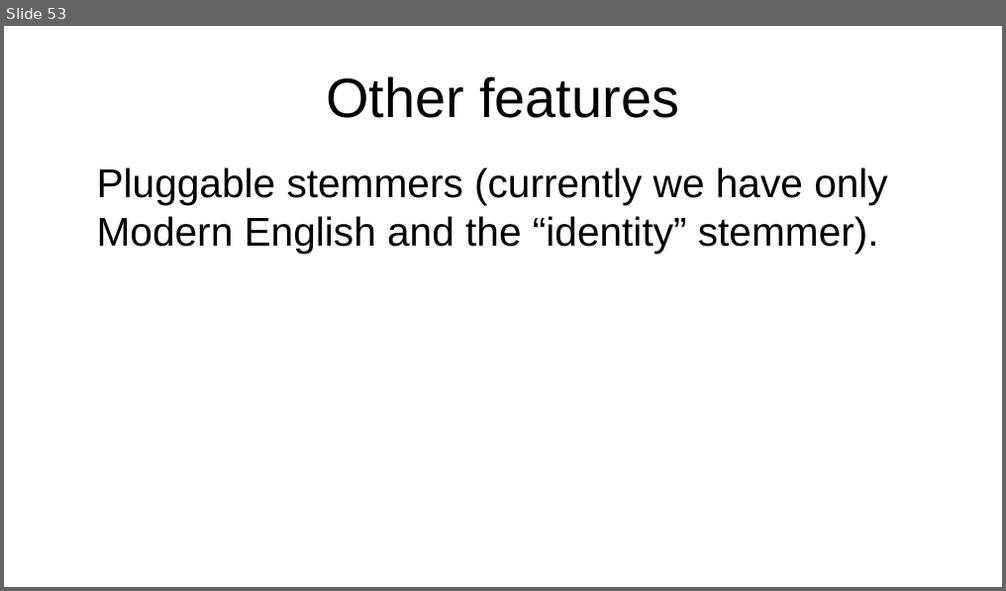
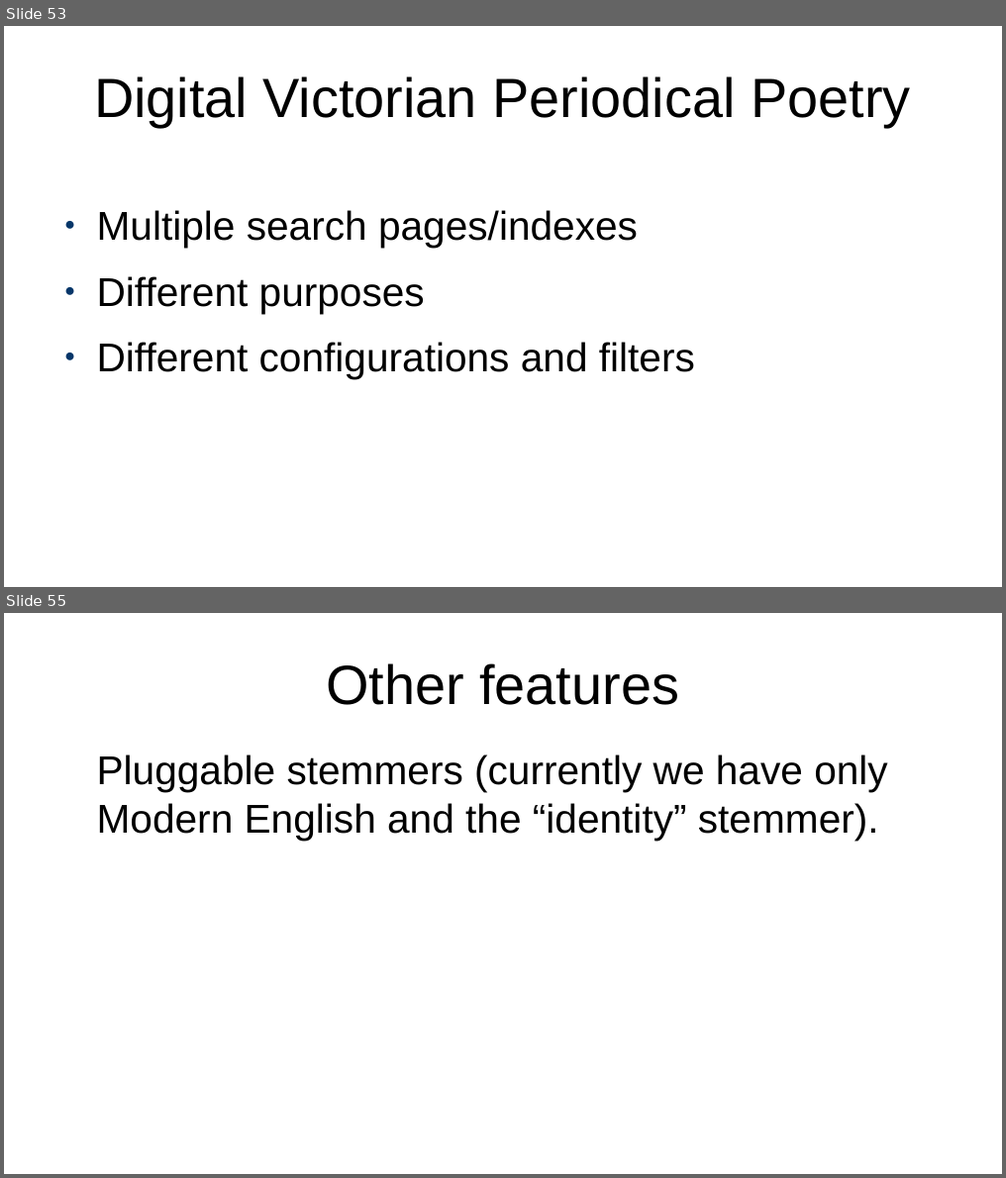
Before and after one commit to projectEndings/Endings, a slide deck: presentations/ubc2020/nineProjects.odp. Shown one above the other, each under a label of ours: slide 53 before the commit, slides 53 and 55 after it; the slides between them are not shown. The pictures are 1006x591 and 1006x1178 pixels, drawn with LibreOffice and Linux fonts; fonts in the diff are those of the drawing. Boxes give left, top, right and bottom in pixels: in the first picture for what was removed or moved away, otherwise in the second. Text is boxed around its words. In the diff, an @@ line names an element or a change of style, - is before the commit and + after.

```diff
--- a/presentations/ubc2020/nineProjects.odp
+++ b/presentations/ubc2020/nineProjects.odp
@@ slide 53 added at (4,26,1002,587), background #FFFFFF @@
@@ title added at (94,76,910,127), 44 pt, text #000000 @@
+Digital Victorian Periodical Poetry
@@ text added at (97,210,695,379), 32 pt, text #000000 @@
+● Multiple search pages/indexes
+● Different purposes
+● Different configurations and filters
@@ what was slide 53 is now slide 55 @@
```
Also in this commit, not shown: 1 other slide added, 1 other file.
